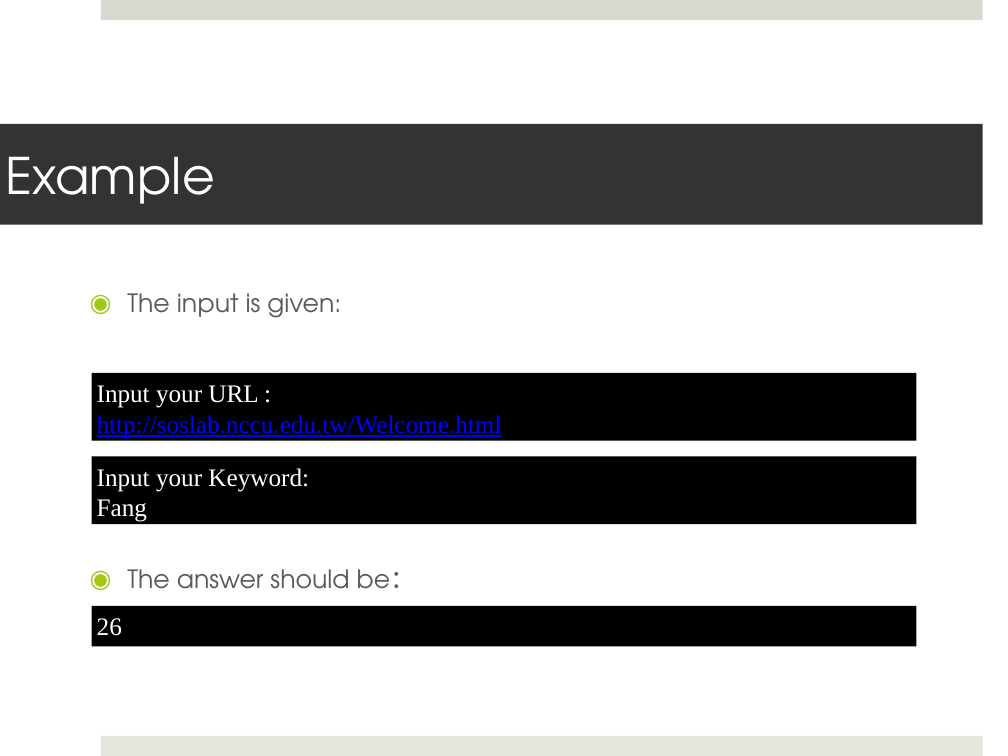
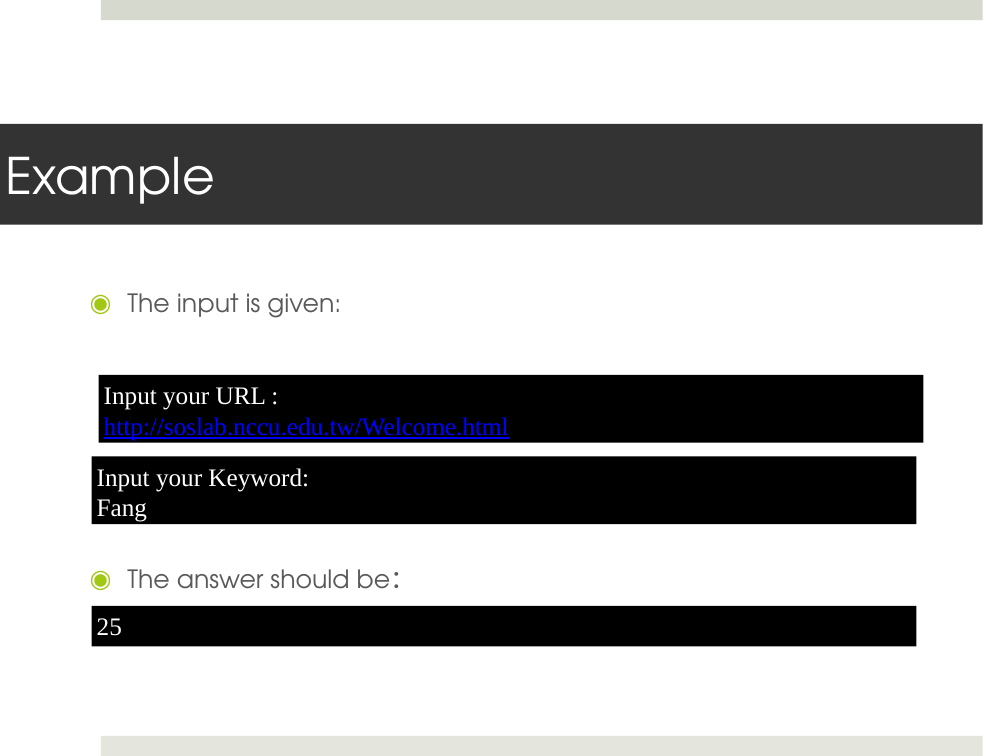
Before and after one commit to skyjan0428/NCCU_2020_DS, a slide deck: slide 5 of week_3/hw/HW3_Eng.pptx. Drawn at 1008x756 pixels with LibreOffice and Linux fonts; fonts in the diff are those of the drawing. Boxes give left, top, right and bottom in pixels: in the first picture for what was removed or moved away, otherwise in the second. Text is boxed around its words. In the diff, an @@ line names an element or a change of style, - is before the commit and + after.

```diff
--- a/week_3/hw/HW3_Eng.pptx
+++ b/week_3/hw/HW3_Eng.pptx
@@ rectangle "Input your URL :": place and size @@
-rectangle "Input your URL :" at (92,373,916,440)
+rectangle "Input your URL :" at (99,375,923,443)
@@ text in rectangle at (97,618,122,636): text changed @@
-26
+25
```
